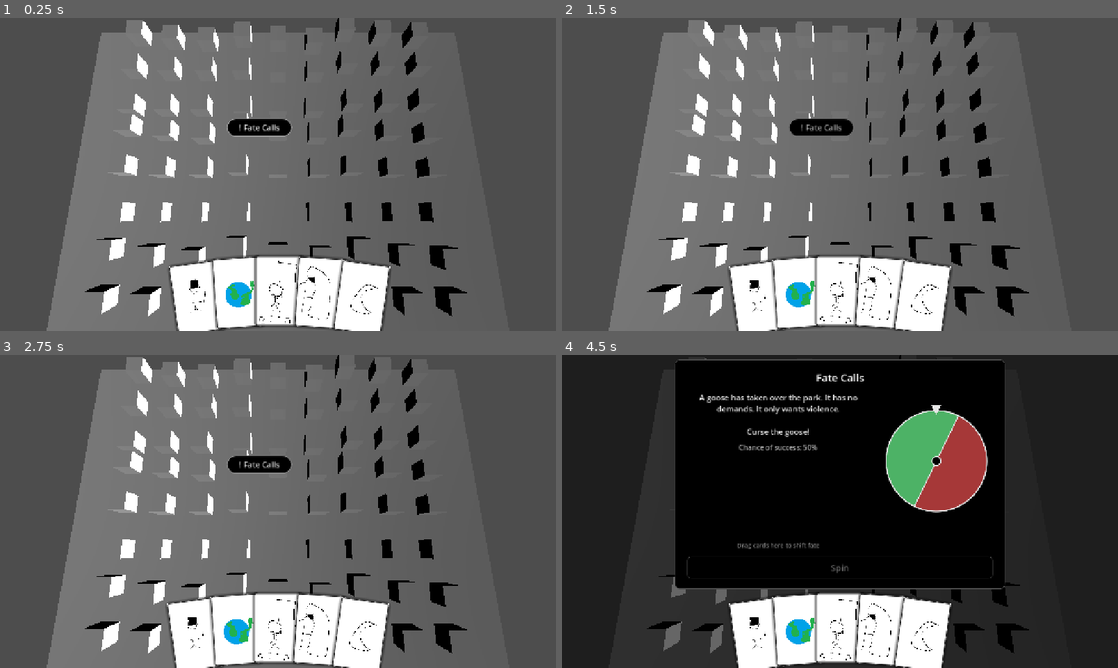
Above: before the commit, frames 1-4 (two rows, left to right).
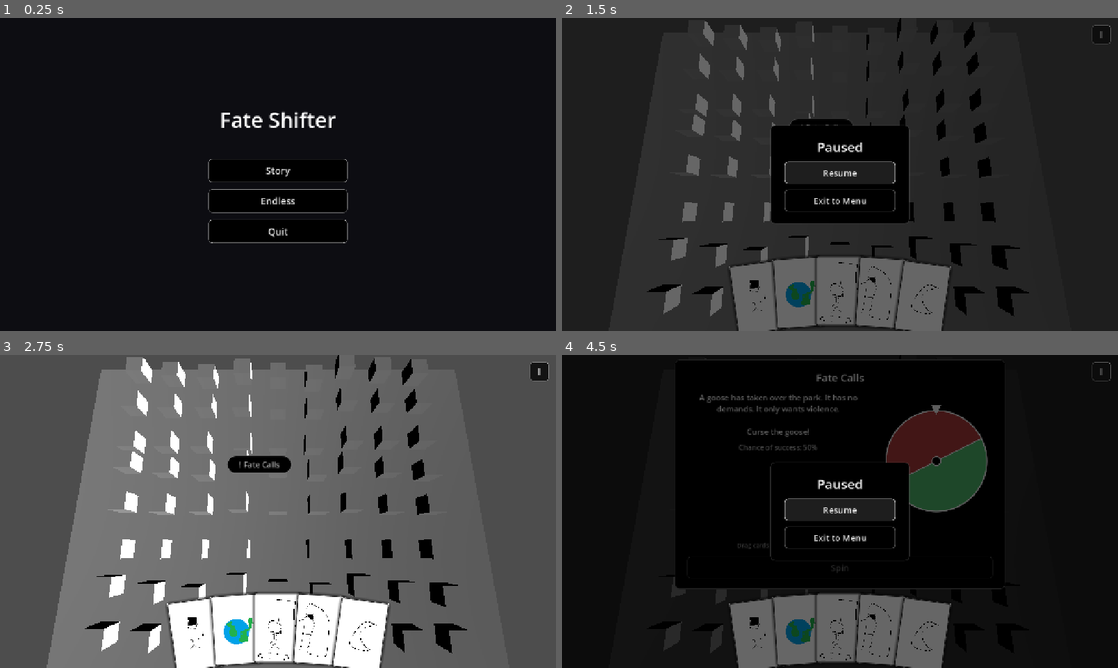
Above: after the commit, the same moments.

Repository: Cthulhu5227/GameOffShift
Game: Godot game, scene res://main_menu.tscn
The game is run twice, just before and just after one commit, with the same random seed, the same clock (stepped at 60 frames per second) and the same inputs. Before the commit the project starts from res://world.tscn.
Inputs (mouse positions are in pixels of both pictures, inside the frame that each line leads up to):
- Up to frame 1 (0.25 s): no input
- Up to frame 2 (1.5 s): click (840, 171) at 0.5 s, where only the run after the commit has a clickable "Story"; click (1101, 33) at 1.25 s, where only the run after the commit has a clickable "I"
- Up to frame 3 (2.75 s): click (278, 508) at 2 s, where only the run after the commit has a clickable "Resume"
- Up to frame 4 (4.5 s): click "! Fate Calls" at 2.75 s; click "Spin" at 3.5 s; click (1101, 370) at 4.25 s, where only the run after the commit has a clickable "I"

The runs differ from the first frame. In frame 1, 97% of the frame differs, in the area x 0-100%, y 0-100%; in frame 2, 96%; in frame 3, 0.2%; in frame 4, 26%.

Commit message:
Added in a main menu and game pause menu.

Diff:
--- /dev/null
+++ b/shift/game_state.gd
@@ -0,0 +1,5 @@
+extends Node
+
+enum Mode { STORY, ENDLESS }
+
+var mode: Mode = Mode.STORY
--- /dev/null
+++ b/shift/main_menu.gd
@@ -0,0 +1,12 @@
+extends Control
+
+const GAME_SCENE := "res://world.tscn"
+
+func _ready() -> void:
+    %StoryButton.pressed.connect(_start.bind(GameState.Mode.STORY))
+    %EndlessButton.pressed.connect(_start.bind(GameState.Mode.ENDLESS))
+    %QuitButton.pressed.connect(get_tree().quit)
+
+func _start(mode: int) -> void:
+    GameState.mode = mode
+    get_tree().change_scene_to_file(GAME_SCENE)
--- /dev/null
+++ b/shift/main_menu.tscn
@@ -0,0 +1,109 @@
+[gd_scene format=3]
+
+[ext_resource type="Script" uid="uid://ced4kml78yptw" path="res://main_menu.gd" id="1_menu"]
+
+[sub_resource type="StyleBoxFlat" id="Style_btn_normal"]
+content_margin_left = 16.0
+content_margin_top = 10.0
+content_margin_right = 16.0
+content_margin_bottom = 10.0
+bg_color = Color(0, 0, 0, 1)
+border_width_left = 1
+border_width_top = 1
+border_width_right = 1
+border_width_bottom = 1
+border_color = Color(0.6, 0.6, 0.6, 1)
+corner_radius_top_left = 8
+corner_radius_top_right = 8
+corner_radius_bottom_right = 8
+corner_radius_bottom_left = 8
+
+[sub_resource type="StyleBoxFlat" id="Style_btn_hover"]
+content_margin_left = 16.0
+content_margin_top = 10.0
+content_margin_right = 16.0
+content_margin_bottom = 10.0
+bg_color = Color(0.12, 0.12, 0.12, 1)
+border_width_left = 1
+border_width_top = 1
+border_width_right = 1
+border_width_bottom = 1
+border_color = Color(1, 1, 1, 1)
+corner_radius_top_left = 8
+corner_radius_top_right = 8
+corner_radius_bottom_right = 8
+corner_radius_bottom_left = 8
+
+[sub_resource type="Theme" id="Theme_menu"]
+Button/colors/font_color = Color(0.92, 0.92, 0.92, 1)
+Button/colors/font_hover_color = Color(1, 1, 1, 1)
+Button/colors/font_focus_color = Color(1, 1, 1, 1)
+Button/font_sizes/font_size = 22
+Button/styles/normal = SubResource("Style_btn_normal")
+Button/styles/pressed = SubResource("Style_btn_normal")
+Button/styles/hover = SubResource("Style_btn_hover")
+Button/styles/focus = SubResource("Style_btn_hover")
+
+[node name="MainMenu" type="Control"]
+layout_mode = 3
+anchors_preset = 15
+anchor_right = 1.0
+anchor_bottom = 1.0
+grow_horizontal = 2
+grow_vertical = 2
+theme = SubResource("Theme_menu")
+script = ExtResource("1_menu")
+
+[node name="Background" type="ColorRect" parent="."]
+layout_mode = 1
+anchors_preset = 15
+anchor_right = 1.0
+anchor_bottom = 1.0
+grow_horizontal = 2
+grow_vertical = 2
+color = Color(0.05, 0.05, 0.07, 1)
+
+[node name="Center" type="CenterContainer" parent="."]
+layout_mode = 1
+anchors_preset = 15
+anchor_right = 1.0
+anchor_bottom = 1.0
+grow_horizontal = 2
+grow_vertical = 2
+
+[node name="VBox" type="VBoxContainer" parent="Center"]
+custom_minimum_size = Vector2(320, 0)
+layout_mode = 2
+theme_override_constants/separation = 16
+
+[node name="Title" type="Label" parent="Center/VBox"]
+layout_mode = 2
+theme_override_colors/font_color = Color(1, 1, 1, 1)
+theme_override_font_sizes/font_size = 48
+text = "Fate Shifter"
+horizontal_alignment = 1
+
+[node name="Spacer" type="Control" parent="Center/VBox"]
+custom_minimum_size = Vector2(0, 24)
+layout_mode = 2
+
+[node name="StoryButton" type="Button" parent="Center/VBox"]
+unique_name_in_owner = true
+custom_minimum_size = Vector2(0, 54)
+layout_mode = 2
+mouse_default_cursor_shape = 2
+text = "Story"
+
+[node name="EndlessButton" type="Button" parent="Center/VBox"]
+unique_name_in_owner = true
+custom_minimum_size = Vector2(0, 54)
+layout_mode = 2
+mouse_default_cursor_shape = 2
+text = "Endless"
+
+[node name="QuitButton" type="Button" parent="Center/VBox"]
+unique_name_in_owner = true
+custom_minimum_size = Vector2(0, 54)
+layout_mode = 2
+mouse_default_cursor_shape = 2
+text = "Quit"
--- /dev/null
+++ b/shift/pause_menu.gd
@@ -0,0 +1,30 @@
+extends Control
+
+const MAIN_MENU := "res://main_menu.tscn"
+
+func _ready() -> void:
+	hide()
+	%ResumeButton.pressed.connect(close)
+	%ExitButton.pressed.connect(_exit_to_menu)
+
+func open() -> void:
+	show()
+	get_tree().paused = true
+	%ResumeButton.grab_focus()
+
+func close() -> void:
+	hide()
+	get_tree().paused = false
+
+# Esc opens the pause menu, and closes it again.
+func _unhandled_input(event: InputEvent) -> void:
+	if event.is_action_pressed("ui_cancel"):
+		if visible:
+			close()
+		else:
+			open()
+		get_viewport().set_input_as_handled()
+
+func _exit_to_menu() -> void:
+	get_tree().paused = false
+	get_tree().change_scene_to_file(MAIN_MENU)
--- /dev/null
+++ b/shift/pause_menu.tscn
@@ -0,0 +1,119 @@
+[gd_scene format=3]
+
+[ext_resource type="Script" path="res://pause_menu.gd" id="1_pause"]
+
+[sub_resource type="StyleBoxFlat" id="Style_panel"]
+content_margin_left = 32.0
+content_margin_top = 28.0
+content_margin_right = 32.0
+content_margin_bottom = 28.0
+bg_color = Color(0, 0, 0, 1)
+border_width_left = 1
+border_width_top = 1
+border_width_right = 1
+border_width_bottom = 1
+border_color = Color(0.3, 0.3, 0.3, 1)
+corner_radius_top_left = 10
+corner_radius_top_right = 10
+corner_radius_bottom_right = 10
+corner_radius_bottom_left = 10
+
+[sub_resource type="StyleBoxFlat" id="Style_btn_normal"]
+content_margin_left = 16.0
+content_margin_top = 10.0
+content_margin_right = 16.0
+content_margin_bottom = 10.0
+bg_color = Color(0, 0, 0, 1)
+border_width_left = 1
+border_width_top = 1
+border_width_right = 1
+border_width_bottom = 1
+border_color = Color(0.6, 0.6, 0.6, 1)
+corner_radius_top_left = 8
+corner_radius_top_right = 8
+corner_radius_bottom_right = 8
+corner_radius_bottom_left = 8
+
+[sub_resource type="StyleBoxFlat" id="Style_btn_hover"]
+content_margin_left = 16.0
+content_margin_top = 10.0
+content_margin_right = 16.0
+content_margin_bottom = 10.0
+bg_color = Color(0.12, 0.12, 0.12, 1)
+border_width_left = 1
+border_width_top = 1
+border_width_right = 1
+border_width_bottom = 1
+border_color = Color(1, 1, 1, 1)
+corner_radius_top_left = 8
+corner_radius_top_right = 8
+corner_radius_bottom_right = 8
+corner_radius_bottom_left = 8
+
+[sub_resource type="Theme" id="Theme_pause"]
+Button/colors/font_color = Color(0.92, 0.92, 0.92, 1)
+Button/colors/font_hover_color = Color(1, 1, 1, 1)
+Button/colors/font_focus_color = Color(1, 1, 1, 1)
+Button/font_sizes/font_size = 20
+Button/styles/normal = SubResource("Style_btn_normal")
+Button/styles/pressed = SubResource("Style_btn_normal")
+Button/styles/hover = SubResource("Style_btn_hover")
+Button/styles/focus = SubResource("Style_btn_hover")
+
+[node name="PauseMenu" type="Control"]
+process_mode = 3
+layout_mode = 3
+anchors_preset = 15
+anchor_right = 1.0
+anchor_bottom = 1.0
+grow_horizontal = 2
+grow_vertical = 2
+theme = SubResource("Theme_pause")
+script = ExtResource("1_pause")
+
+[node name="Dim" type="ColorRect" parent="."]
+layout_mode = 1
+anchors_preset = 15
+anchor_right = 1.0
+anchor_bottom = 1.0
+grow_horizontal = 2
+grow_vertical = 2
+color = Color(0, 0, 0, 0.6)
+
+[node name="Center" type="CenterContainer" parent="."]
+layout_mode = 1
+anchors_preset = 15
+anchor_right = 1.0
+anchor_bottom = 1.0
+grow_horizontal = 2
+grow_vertical = 2
+
+[node name="Panel" type="PanelContainer" parent="Center"]
+custom_minimum_size = Vector2(320, 0)
+layout_mode = 2
+theme_override_styles/panel = SubResource("Style_panel")
+
+[node name="VBox" type="VBoxContainer" parent="Center/Panel"]
+layout_mode = 2
+theme_override_constants/separation = 14
+
+[node name="Title" type="Label" parent="Center/Panel/VBox"]
+layout_mode = 2
+theme_override_colors/font_color = Color(1, 1, 1, 1)
+theme_override_font_sizes/font_size = 30
+text = "Paused"
+horizontal_alignment = 1
+
+[node name="ResumeButton" type="Button" parent="Center/Panel/VBox"]
+unique_name_in_owner = true
+custom_minimum_size = Vector2(0, 50)
+layout_mode = 2
+mouse_default_cursor_shape = 2
+text = "Resume"
+
+[node name="ExitButton" type="Button" parent="Center/Panel/VBox"]
+unique_name_in_owner = true
+custom_minimum_size = Vector2(0, 50)
+layout_mode = 2
+mouse_default_cursor_shape = 2
+text = "Exit to Menu"
--- a/shift/project.godot
+++ b/shift/project.godot
@@ -11,7 +11,7 @@
 [application]
 
 config/name="shift"
-run/main_scene="uid://c6iwf2m6g14eo"
+run/main_scene="res://main_menu.tscn"
 config/features=PackedStringArray("4.7", "Forward Plus")
 config/icon="res://icon_tower.png"
 config/windows_native_icon="res://icon_tower.ico"
@@ -19,6 +19,7 @@
 [autoload]
 
 MusicPlayer="*res://music/music_player.gd"
+GameState="*res://game_state.gd"
 
 [display]
 
--- a/shift/scenario_handlers/scenario.gd
+++ b/shift/scenario_handlers/scenario.gd
@@ -98,7 +98,8 @@
 	roll.grab_focus()
 	rolled.emit(success)
 
-	get_tree().create_timer(AUTO_CLOSE_SECONDS).timeout.connect(_close)
+	# false = this timer stops counting while the game is paused
+	get_tree().create_timer(AUTO_CLOSE_SECONDS, false).timeout.connect(_close)
 
 func _close():
 	if _closing:
--- a/shift/ui.gd
+++ b/shift/ui.gd
@@ -7,10 +7,13 @@
 
 @onready var scenario_layer: Control = $ScenarioLayer
 @onready var hand = $Hand
+@onready var menu_button: Button = %MenuButton
+@onready var pause_menu = %PauseMenu
 @onready var card_bag: CardBag = $"../CardBag"
 @onready var scenario_bag: ScenarioBag = $"../ScenarioBag"
 
 func _ready() -> void:
+	menu_button.pressed.connect(pause_menu.open)
 	hand.card_played.connect(_on_card_played)
 	for i in HAND_SIZE:
 		hand.add_card(card_bag.draw())
--- a/shift/ui.tscn
+++ b/shift/ui.tscn
@@ -2,6 +2,39 @@
 
 [ext_resource type="Script" uid="uid://dgd6n2681whi8" path="res://ui.gd" id="1_fyqef"]
 [ext_resource type="PackedScene" uid="uid://bk0fqlv71his1" path="res://card_handlers/hand.tscn" id="2_m6e0p"]
+[ext_resource type="PackedScene" path="res://pause_menu.tscn" id="3_pause"]
+
+[sub_resource type="StyleBoxFlat" id="Style_menu_normal"]
+content_margin_left = 16.0
+content_margin_top = 6.0
+content_margin_right = 16.0
+content_margin_bottom = 6.0
+bg_color = Color(0, 0, 0, 0.75)
+border_width_left = 1
+border_width_top = 1
+border_width_right = 1
+border_width_bottom = 1
+border_color = Color(0.6, 0.6, 0.6, 1)
+corner_radius_top_left = 8
+corner_radius_top_right = 8
+corner_radius_bottom_right = 8
+corner_radius_bottom_left = 8
+
+[sub_resource type="StyleBoxFlat" id="Style_menu_hover"]
+content_margin_left = 16.0
+content_margin_top = 6.0
+content_margin_right = 16.0
+content_margin_bottom = 6.0
+bg_color = Color(0.12, 0.12, 0.12, 0.9)
+border_width_left = 1
+border_width_top = 1
+border_width_right = 1
+border_width_bottom = 1
+border_color = Color(1, 1, 1, 1)
+corner_radius_top_left = 8
+corner_radius_top_right = 8
+corner_radius_bottom_right = 8
+corner_radius_bottom_left = 8
 
 [node name="UI" type="Control" unique_id=1655379285]
 layout_mode = 3
@@ -24,3 +57,29 @@
 
 [node name="Hand" parent="." unique_id=787588865 instance=ExtResource("2_m6e0p")]
 layout_mode = 1
+
+[node name="MenuButton" type="Button" parent="."]
+unique_name_in_owner = true
+layout_mode = 1
+anchors_preset = 1
+anchor_left = 1.0
+anchor_right = 1.0
+offset_left = -60.0
+offset_top = 16.0
+offset_right = -16.0
+offset_bottom = 60.0
+grow_horizontal = 0
+focus_mode = 0
+mouse_default_cursor_shape = 2
+theme_override_colors/font_color = Color(0.92, 0.92, 0.92, 1)
+theme_override_colors/font_hover_color = Color(1, 1, 1, 1)
+tooltip_text = "Pause (Esc)"
+theme_override_font_sizes/font_size = 22
+theme_override_styles/normal = SubResource("Style_menu_normal")
+theme_override_styles/pressed = SubResource("Style_menu_normal")
+theme_override_styles/hover = SubResource("Style_menu_hover")
+text = "I"
+
+[node name="PauseMenu" parent="." instance=ExtResource("3_pause")]
+unique_name_in_owner = true
+layout_mode = 1
Not shown, added: shift/game_state.gd.uid
Not shown, added: shift/main_menu.gd.uid
Not shown, added: shift/pause_menu.gd.uid
